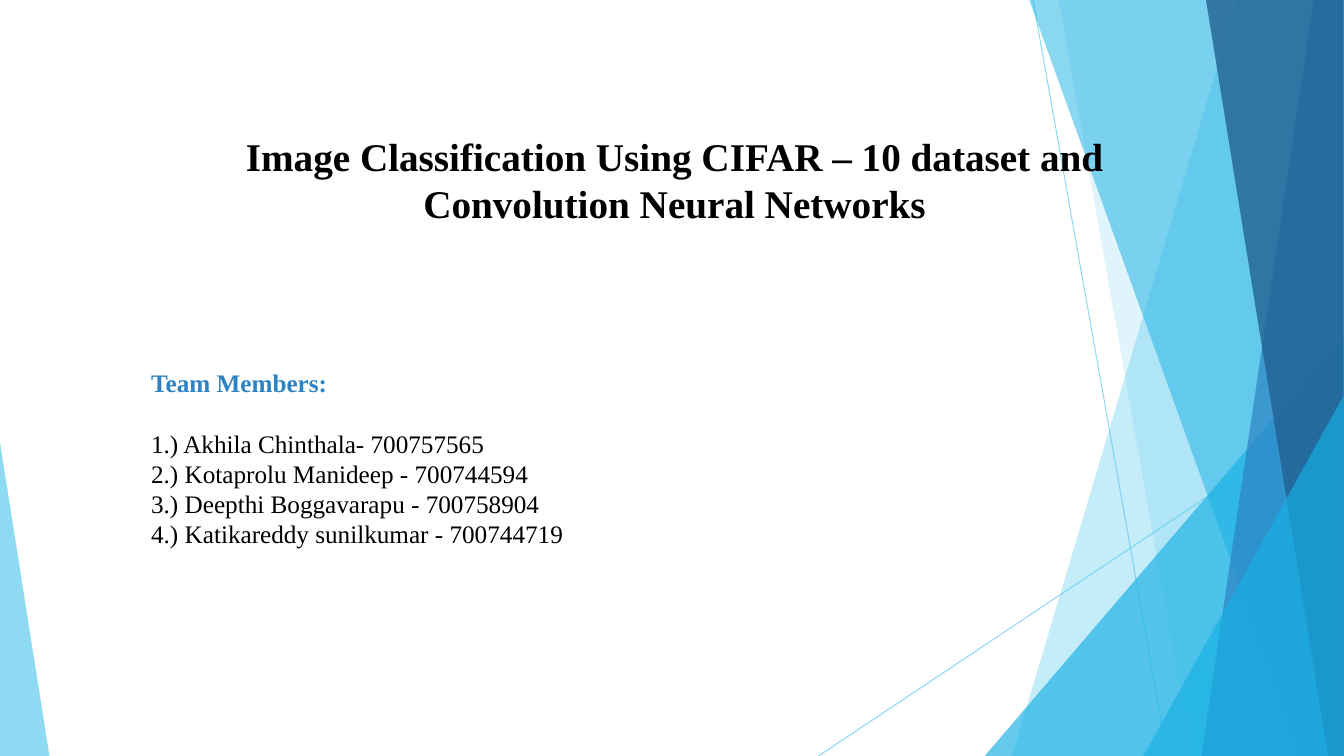
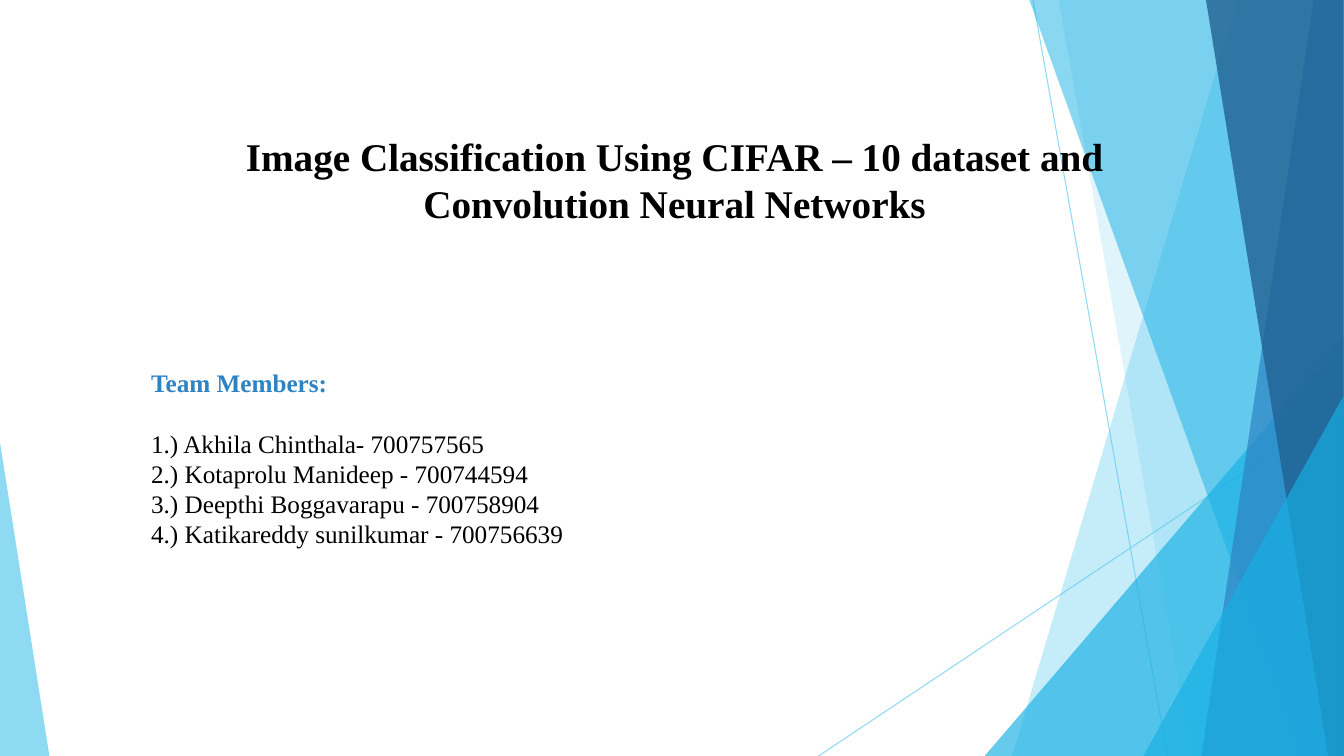
Before and after one commit to AKHILACHINTHALA/Neural-Networks-and-Deep-Learning-Project-, a slide deck: slide 1 of Neural Network PPT.pptx. Drawn at 1344x756 pixels with LibreOffice and Linux fonts; fonts in the diff are those of the drawing. Boxes give left, top, right and bottom in pixels: in the first picture for what was removed or moved away, otherwise in the second. Text is boxed around its words. In the diff, an @@ line names an element or a change of style, - is before the commit and + after.

```diff
--- a/Neural Network PPT.pptx
+++ b/Neural Network PPT.pptx
@@ text at (151,525,563,549): text changed @@
-4.) Katikareddy sunilkumar - 700744719
+4.) Katikareddy sunilkumar - 700756639
```
